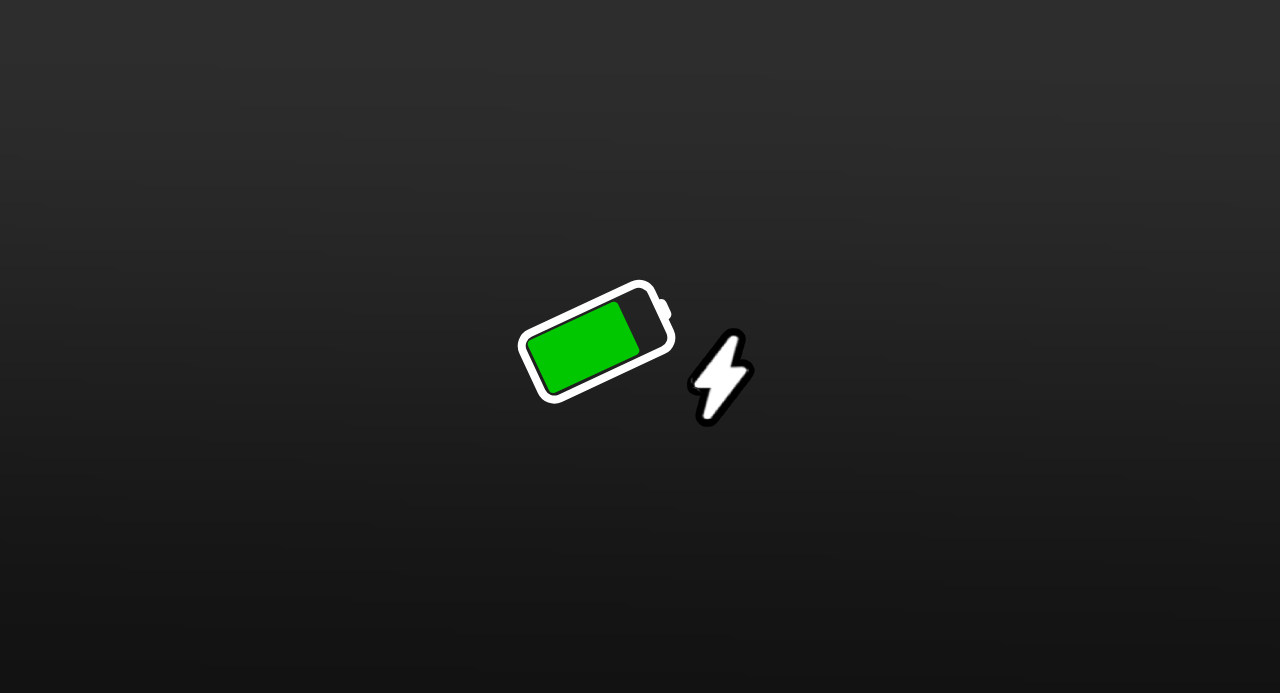
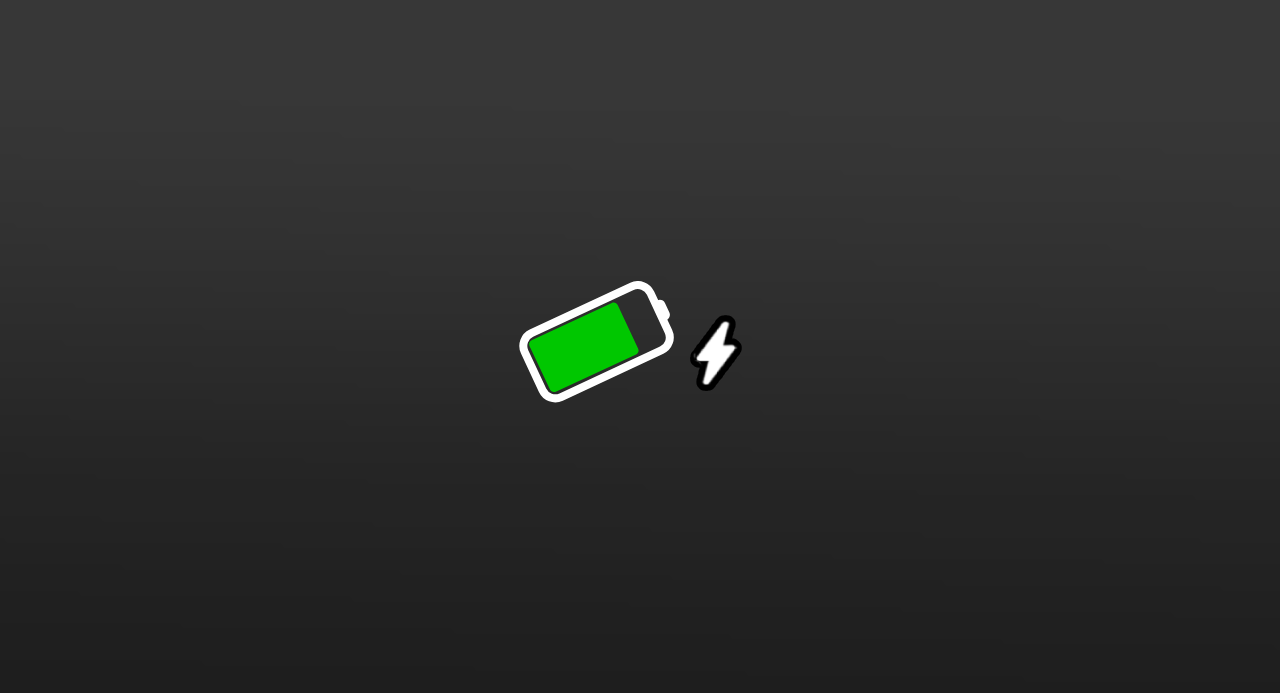
Layer changes from the first 1280×693 image to the second:
painted on "Ebene 3" over (x1=690, y1=320, x2=749, y2=421)
painted on "Ebene 1" over (x1=0, y1=0, x2=1280, y2=693)
